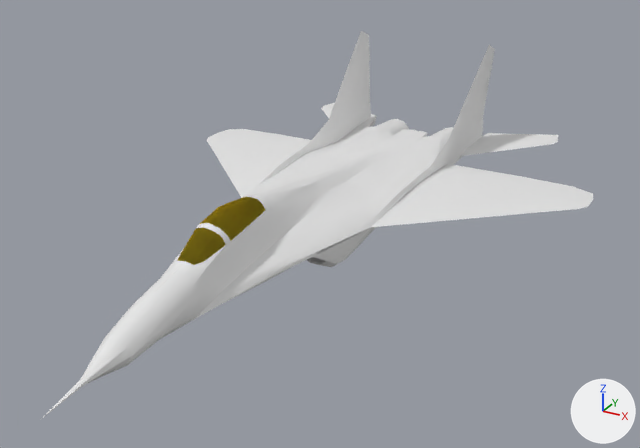
The Blender file Planes/PlaneStuff.blend, before and after one commit.
Before and after are seen from a 50 mm lens placed at (4.01, -6.76, 3.39), pointed at (0.21, 0.15, -0.06). The axes (+X, +Y, +Z) are drawn at lower right. The lights are the same throughout.

Names of what the first picture shows: 'MiG-29'.
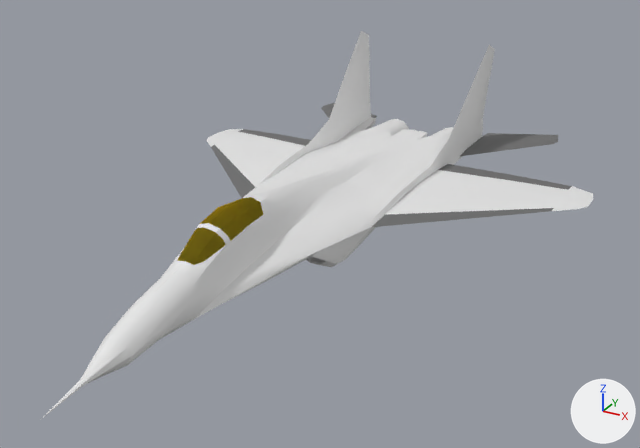
The newer file is also rescaled (x2.4), turned or shifted as a whole; pictures and numbers use the older file's frame.

Where the change shows, as pixel boxes (x1, y1, x2, y2) in the pictures (640 x 448 px):
'MiG-29', reshaped, modifiers changed
    both: (45, 31, 593, 416)
part 1 of me_plane_001, added
    after: (321, 103, 377, 118)
part 2 of me_plane_001, built on
    before: (177, 64, 487, 312)
    after: (66, 31, 447, 394)
part 3 of me_plane_001, recoloured (white to grey)
    both: (438, 133, 572, 190)

Diff of the bpy script that builds the scene:
```diff
--- a/Planes/PlaneStuff.blend.py
+++ b/Planes/PlaneStuff.blend.py
@@ mat_metalic_gray @@
+mat_metalic_gray = principled_material('Metalic Gray')
+mat_metalic_gray.base_color = (0.188, 0.188, 0.188)  # grey #787878
+mat_metalic_gray.metallic = 0.35
+mat_metalic_gray.roughness = 0.6
@@ me_plane_001 @@
 # used by ob_mig_29; location = (0.0, -2.93, -0.142); scale = (0.7, 0.7, 0.7)
-me_plane_001.from_pydata(...)  # 349 vertices, 393 faces; spans x 0.0..3.38, y -0.6..9.65, z -0.48..1.9
+me_plane_001.from_pydata(...)  # 631 vertices, 746 faces; spans x -3.38..3.38, y -0.6..9.65, z -0.48..1.9
+# me_plane_001 part 1: the loose piece of 11 vertices spanning x 1.08..2.3, y 7.74..9.65, z 0.17..0.25 is copied, and the copy is mirrored in x about the mesh origin, in mat_metalic_gray (grey #787878); it spans x -2.3..-1.08, y 7.74..9.65, z 0.17..0.25
+# me_plane_001 part 2: 6 vertices moved from x 0.13..0.8, y 4.49..7.88, z -0.11..0.64 to x 0.11..0.8, y 4.49..7.88, z -0.11..0.64; 23 vertices removed from x 0.0..1.11, y 1.89..8.15, z -0.06..0.94; 294 vertices added at x -3.38..0.28, y 0.0..8.89, z -0.48..1.9
+# me_plane_001 part 3: 23 faces spanning x 1.04..2.99, y 4.49..9.65, z 0.1..0.3 switch from no material to mat_metalic_gray (grey #787878)
 me_plane_001.materials.append(mat_yellowglass)
@@ ob_mig_29 @@
 ob_mig_29.scale = (0.7, 0.7, 0.7)
-_m = ob_mig_29.modifiers.new('Mirror', 'MIRROR')
```
